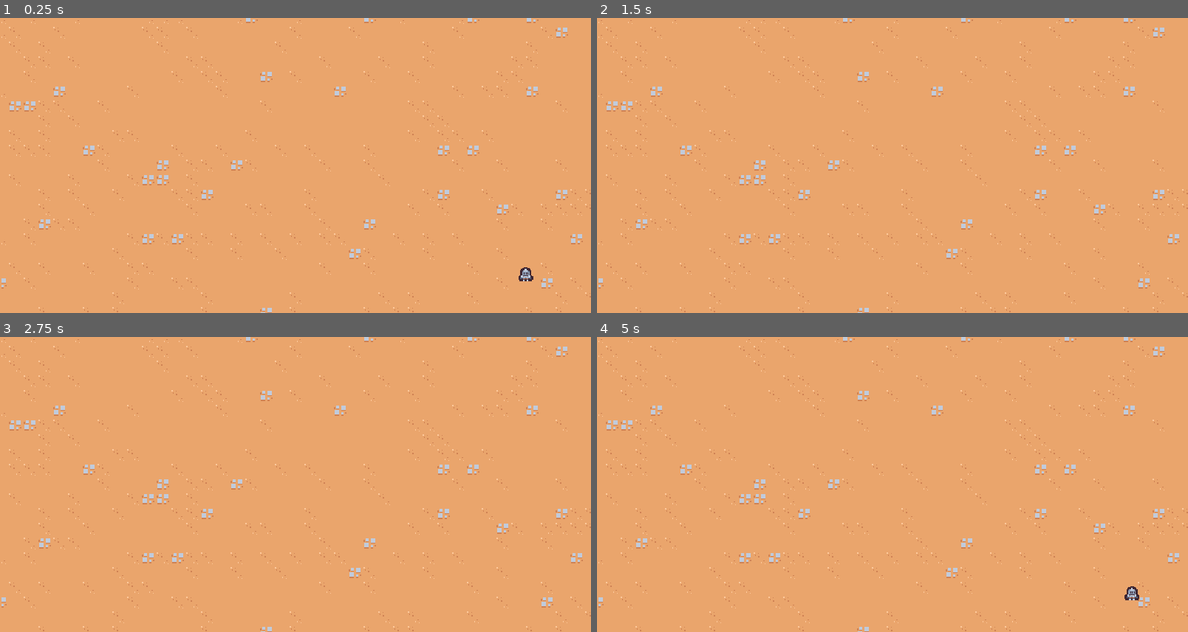
Above: before the commit, frames 1-4 (two rows, left to right).
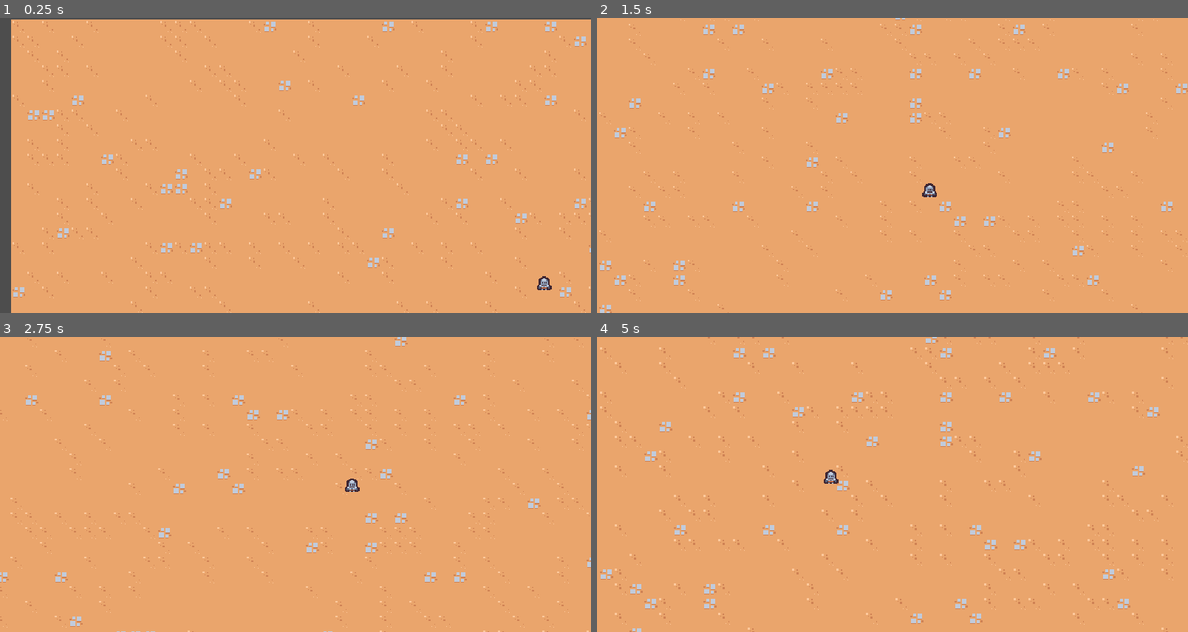
Above: after the commit, the same moments.

Repository: ysle0/udemy-2d-survivor
Game: Godot game, scene res://scenes/main/main.tscn
Same seed, same stepped clock (60 frames per second), same inputs: the game is played once before the commit and once after it.
Inputs:
- Up to frame 1 (0.25 s): no input
- Up to frame 2 (1.5 s): hold D (move_right) 0.53-1.28 s; hold S (move_down) from 1.28 s (still down)
- Up to frame 3 (2.75 s): release S (move_down) at 2.03 s; hold D (move_right) from 2.03 s (still down)
- Up to frame 4 (5 s): release D (move_right) at 2.78 s; hold W (move_up) 2.78-3.53 s; hold A (move_left) from 3.53 s (still down)

The runs differ from the first frame. In frame 1, 6.7% of the frame differs, in the area x 0-100%, y 0-100%; in frame 2, 4.3%; in frame 3, 4.2%; in frame 4, 5.0%.

Commit message:
add: game camera

Diff:
--- /dev/null
+++ b/scenes/game_camera/game_camera.gd
@@ -0,0 +1,18 @@
+extends Camera2D
+
+var player: Node2D
+var target_position = Vector2.ZERO
+
+func _ready():
+	make_current()
+
+	player = get_tree().get_first_node_in_group("player") as Node2D
+
+func _process(delta: float):
+	acquire_target()
+	global_position = global_position.lerp(target_position, 1.0 - exp(-delta * 3))
+
+
+func acquire_target():
+	if player:
+		target_position = player.global_position
--- /dev/null
+++ b/scenes/game_camera/game_camera.tscn
@@ -0,0 +1,6 @@
+[gd_scene load_steps=2 format=3 uid="uid://dfaqjaorahjsi"]
+
+[ext_resource type="Script" path="res://scenes/game_camera/game_camera.gd" id="1_uj86b"]
+
+[node name="GameCamera" type="Camera2D"]
+script = ExtResource("1_uj86b")
--- a/scenes/main/main.tscn
+++ b/scenes/main/main.tscn
@@ -1,9 +1,12 @@
-[gd_scene load_steps=3 format=3 uid="uid://bwgrdg6nd2mjh"]
+[gd_scene load_steps=4 format=3 uid="uid://bwgrdg6nd2mjh"]
 
 [ext_resource type="PackedScene" uid="uid://becw1bli3vptr" path="res://scenes/player/player.tscn" id="1_e751c"]
 [ext_resource type="TileSet" uid="uid://2agj0cii8h21" path="res://resources/tileset.tres" id="1_q5fd8"]
+[ext_resource type="PackedScene" uid="uid://dfaqjaorahjsi" path="res://scenes/game_camera/game_camera.tscn" id="3_2q1ht"]
 
 [node name="Main" type="Node"]
+
+[node name="GameCamera" parent="." instance=ExtResource("3_2q1ht")]
 
 [node name="TileMap" type="TileMap" parent="."]
 position = Vector2(8, -25)
--- a/scenes/player/player.gd
+++ b/scenes/player/player.gd
@@ -1,10 +1,6 @@
 extends CharacterBody2D
 
 const MAX_MOVEMENT_SPEED = 200
-
-func _ready():
-	pass
-
 
 func _process(delta: float):
 	var movement_vec = get_movement_vec2()
--- a/scenes/player/player.tscn
+++ b/scenes/player/player.tscn
@@ -6,7 +6,7 @@
 [sub_resource type="CircleShape2D" id="CircleShape2D_6n4jn"]
 radius = 5.0
 
-[node name="Player" type="CharacterBody2D"]
+[node name="Player" type="CharacterBody2D" groups=["player"]]
 script = ExtResource("1_svwvf")
 
 [node name="Sprite2D" type="Sprite2D" parent="."]
